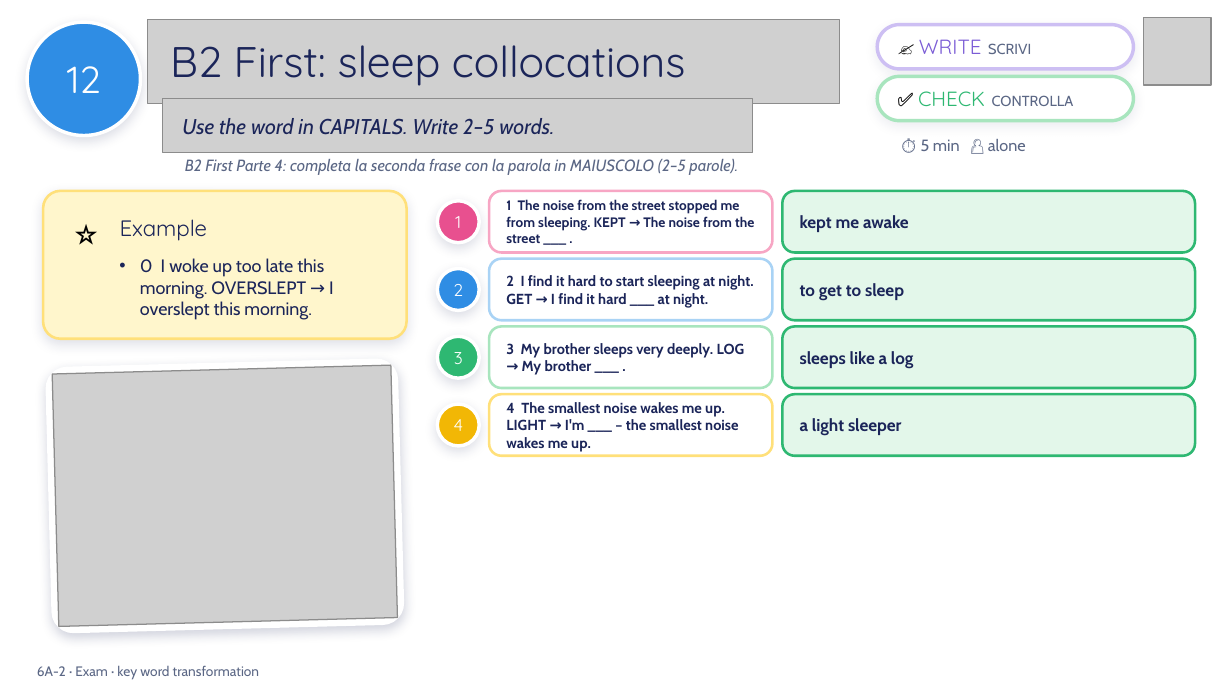
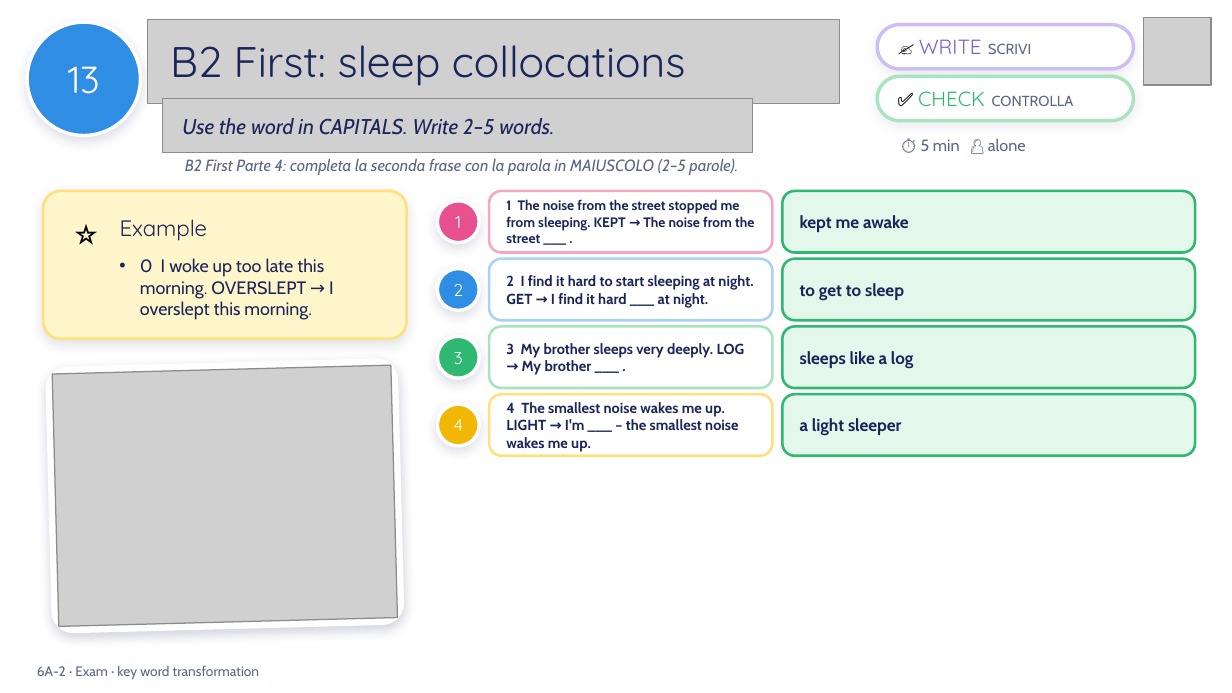
Before and after one commit to londonlanguageschool/Bagheria-, a slide deck: slide 13 of materials/B2/B2_6A-2_Night_night_2.pptx (slide 12 before the commit). Drawn at 1232x693 pixels with LibreOffice and Linux fonts; fonts in the diff are those of the drawing; grey boxes stand for pictures; background and template pictures are left out. Boxes give left, top, right and bottom in pixels: in the first picture for what was removed or moved away, otherwise in the second. Text is boxed around its words. In the diff, an @@ line names an element or a change of style, - is before the commit and + after.

```diff
--- a/materials/B2/B2_6A-2_Night_night_2.pptx
+++ b/materials/B2/B2_6A-2_Night_night_2.pptx
@@ text in ellipse at (68, 66, 100, 94): text changed @@
-12
+13
```
Also in this commit, not shown: 6 other slides changed, 2 slides added, 25 other files.
